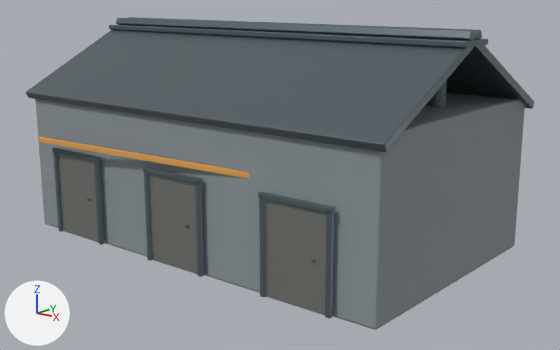
The Blender file ArtSource/Buildings/Warehouse/Warehouse.blend as it was, and as the next commit left it.
The view is the same before and after, from a 50 mm lens placed at (18.79, -22.13, 9.4), pointed at (0.67, -0.15, 2.55). Arrows for +X, +Y and +Z are at lower left; the lights stay in place. The older version comes first.

Script lines for the objects in view, before the commit:
```python
ob_door = bpy.data.objects.new('Door', me_cube_004)
ob_door.parent = ob_warehouse
ob_door.location = (-5.25, -4.91, 1.7)
ob_door_001 = bpy.data.objects.new('Door.001', me_cube_008)
ob_door_001.parent = ob_warehouse
ob_door_001.location = (0.0, -4.91, 1.7)
ob_doorframeleft = bpy.data.objects.new('DoorFrameLeft', me_cube_006)
ob_doorframeleft.parent = ob_warehouse
ob_doorframeleft.location = (-6.5, -4.99, 1.7)
ob_doorframeleft_002 = bpy.data.objects.new('DoorFrameLeft.002', me_cube_014)
ob_doorframeleft_002.parent = ob_warehouse
ob_doorframeleft_002.location = (4.0, -4.99, 1.7)
ob_doorframeright = bpy.data.objects.new('DoorFrameRight', me_cube_007)
ob_doorframeright.parent = ob_warehouse
ob_doorframeright.location = (-4.0, -4.99, 1.7)
ob_doorframetop = bpy.data.objects.new('DoorFrameTop', me_cube_005)
ob_doorframetop.parent = ob_warehouse
ob_doorframetop.location = (-5.25, -4.99, 3.325)
ob_roofleft = bpy.data.objects.new('RoofLeft', me_cube_001)
ob_roofleft.parent = ob_warehouse
ob_roofleft.location = (0.0, -2.304, 6.679)
ob_roofleft.rotation_euler = (0.471, 0.0, 0.0)  # degrees (27, 0, 0)
ob_roofridge = bpy.data.objects.new('RoofRidge', me_cube_003)
ob_roofridge.parent = ob_warehouse
ob_roofridge.location = (0.0, 0.0, 7.774)
ob_roofright = bpy.data.objects.new('RoofRight', me_cube_002)
ob_roofright.parent = ob_warehouse
ob_roofright.location = (0.0, 2.304, 6.679)
ob_roofright.rotation_euler = (-0.471, 0.0, 0.0)  # degrees (-27, 0, 0)
# also in view: 'DoorFrameRight.002' at (6.5, -4.99, 1.7); 'DoorFrameTop.002' at (5.25, -4.99, 3.33); 'DoorFrameRight.001' at (1.25, -4.99, 1.7); 'Door.002' at (5.25, -4.91, 1.7); 'HazardStripe' at (0.0, -4.97, 3.78)
```
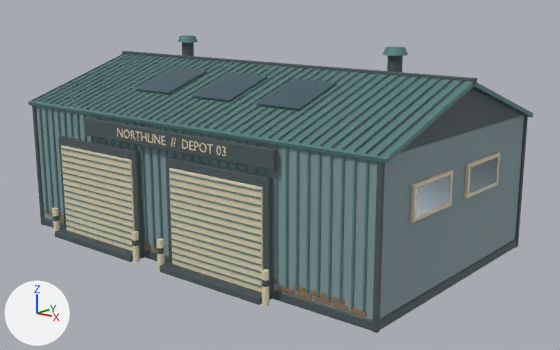
Boxes [x1, y1, x2, y2] around the edits, measured in the pictures (560 x 350 px):
'MainShell', rescaled (10% shorter)
    before: [35, 93, 525, 330]
    after: [36, 106, 524, 320]
'RoofLeft', deleted
    before: [25, 17, 482, 152]
'Detail_Oxidized teal steel', added (cyan)
    after: [28, 35, 533, 311]
'Detail_Charcoal metal', added
    after: [32, 42, 528, 333]
'Detail_Ivory paint', added (beige)
    after: [52, 128, 500, 306]
'Door.002', deleted
    before: [266, 200, 326, 315]
'RoofRight', deleted
    before: [116, 18, 535, 109]
'Detail_Dark blue glass', added
    after: [136, 68, 498, 217]
'Door.001', deleted
    before: [149, 174, 197, 274]
'Door', deleted
    before: [58, 154, 98, 242]
'RoofRidge', deleted
    before: [109, 25, 488, 48]
'HazardStripe', deleted
    before: [38, 137, 249, 179]
'DoorFrameRight.002', deleted
    before: [325, 212, 334, 319]
'Detail_Weathered timber', added (mostly hidden)
    after: [43, 209, 367, 318]
'DoorFrameRight.001', deleted
    before: [195, 183, 204, 277]
'DoorFrameLeft.002', deleted
    before: [259, 198, 266, 297]
'DoorFrameTop.002', deleted
    before: [258, 192, 336, 214]
'DoorFrameRight', deleted
    before: [94, 161, 104, 245]
'DoorFrameLeft.001', deleted
    before: [144, 171, 153, 261]
'DoorFrameTop.001', deleted
    before: [143, 167, 203, 185]
'DoorFrameLeft', deleted
    before: [53, 152, 63, 232]
'VentStack.001', deleted
    before: [426, 80, 447, 107]
'DoorFrameTop', deleted
    before: [52, 147, 101, 162]

The change, as a diff of the scene's bpy script:
```diff
--- a/ArtSource/Buildings/Warehouse/Warehouse.blend.py
+++ b/ArtSource/Buildings/Warehouse/Warehouse.blend.py
@@ me_cube @@
 # used by ob_mainshell; parent = ob_warehouse; location = (0.0, 0.0, 2.8)
-me_cube.from_pydata(...)  # 56 vertices, 54 faces; spans x -8.0..8.0, y -4.8..4.8, z -2.8..2.8
+me_cube.from_pydata(...)  # 56 vertices, 54 faces; spans x -8.0..8.0, y -4.8..4.8, z -2.5..2.5
+# me_cube part 1: the whole mesh is scaled about its middle by (1, 1, 0.897)
 me_cube.materials.append(mat_warehouse_concrete)
@@ ob_mainshell @@
 ob_mainshell.parent = ob_warehouse
-ob_mainshell.location = (0.0, 0.0, 2.8)
+ob_mainshell.location = (0.0, 0.0, 2.5)
@@ ob_roofleft @@
-ob_roofleft = bpy.data.objects.new('RoofLeft', me_cube_001)
@@ ob_roofright @@
-ob_roofright = bpy.data.objects.new('RoofRight', me_cube_002)
@@ ob_roofridge @@
-ob_roofridge = bpy.data.objects.new('RoofRidge', me_cube_003)
@@ ob_door @@
-ob_door = bpy.data.objects.new('Door', me_cube_004)
@@ ob_doorframetop @@
-ob_doorframetop = bpy.data.objects.new('DoorFrameTop', me_cube_005)
@@ ob_doorframeleft @@
-ob_doorframeleft = bpy.data.objects.new('DoorFrameLeft', me_cube_006)
@@ ob_doorframeright @@
-ob_doorframeright = bpy.data.objects.new('DoorFrameRight', me_cube_007)
@@ ob_door_001 @@
-ob_door_001 = bpy.data.objects.new('Door.001', me_cube_008)
@@ ob_doorframetop_001 @@
-ob_doorframetop_001 = bpy.data.objects.new('DoorFrameTop.001', me_cube_009)
@@ ob_doorframeleft_001 @@
-ob_doorframeleft_001 = bpy.data.objects.new('DoorFrameLeft.001', me_cube_010)
@@ ob_doorframeright_001 @@
-ob_doorframeright_001 = bpy.data.objects.new('DoorFrameRight.001', me_cube_011)
@@ ob_door_002 @@
-ob_door_002 = bpy.data.objects.new('Door.002', me_cube_012)
@@ ob_doorframetop_002 @@
-ob_doorframetop_002 = bpy.data.objects.new('DoorFrameTop.002', me_cube_013)
@@ ob_doorframeleft_002 @@
-ob_doorframeleft_002 = bpy.data.objects.new('DoorFrameLeft.002', me_cube_014)
@@ ob_doorframeright_002 @@
-ob_doorframeright_002 = bpy.data.objects.new('DoorFrameRight.002', me_cube_015)
@@ ob_hazardstripe @@
-ob_hazardstripe = bpy.data.objects.new('HazardStripe', me_cube_040)
@@ ob_ventstack_001 @@
-ob_ventstack_001 = bpy.data.objects.new('VentStack.001', me_cylinder_004)
@@ ob_detail_weathered_timber @@
+ob_detail_weathered_timber = bpy.data.objects.new('Detail_Weathered timber', me_cube_227)  # 5712 vertices, 5508 faces; spans x -1.6..14.1, y 0.0..9.6, z -0.1..0.4; in mat_weathered_timber (brown #8e7355)
+ob_detail_weathered_timber.parent = ob_warehouse
+ob_detail_weathered_timber.location = (-6.36, -4.816, 0.28)
@@ ob_detail_dark_blue_glass @@
+ob_detail_dark_blue_glass = bpy.data.objects.new('Detail_Dark blue glass', me_cube_209)  # 280 vertices, 270 faces; spans x -0.9..11.11, y -1.9..3.72, z -4.37..0.04; in mat_dark_blue_glass (dark cyan #355561)
+ob_detail_dark_blue_glass.parent = ob_warehouse
+ob_detail_dark_blue_glass.location = (-3.0, -2.1, 6.007)
+ob_detail_dark_blue_glass.rotation_euler = (0.314, 0.0, 0.0)  # degrees (18, 0, 0)
@@ ob_detail_charcoal_metal @@
+ob_detail_charcoal_metal = bpy.data.objects.new('Detail_Charcoal metal', me_cylinder_001_1)  # 5718 vertices, 5448 faces; spans x -2.0..14.6, y -0.2..10.4, z -0.7..6.6; in mat_charcoal_metal (dark grey #525f61)
+ob_detail_charcoal_metal.parent = ob_warehouse
+ob_detail_charcoal_metal.location = (-6.35, -5.3, 0.72)
@@ ob_detail_ivory_paint @@
+ob_detail_ivory_paint = bpy.data.objects.new('Detail_Ivory paint', me_cube_173)  # 1516 vertices, 1197 faces; spans x -2.46..12.13, y -0.37..7.64, z -1.84..2.82; in mat_ivory_paint (beige #e3d8b8)
+ob_detail_ivory_paint.parent = ob_warehouse
+ob_detail_ivory_paint.location = (-4.0, -5.05, 1.84)
@@ ob_detail_oxidized_teal_steel @@
+ob_detail_oxidized_teal_steel = bpy.data.objects.new('Detail_Oxidized teal steel', me_cube_090)  # 1112 vertices, 862 faces; spans x -0.2..16.2, y -0.3..9.8, z -2.5..4.8; in mat_oxidized_teal_steel (cyan #618b89)
+ob_detail_oxidized_teal_steel.parent = ob_warehouse
+ob_detail_oxidized_teal_steel.location = (-8.0, -4.835, 2.7)
```
